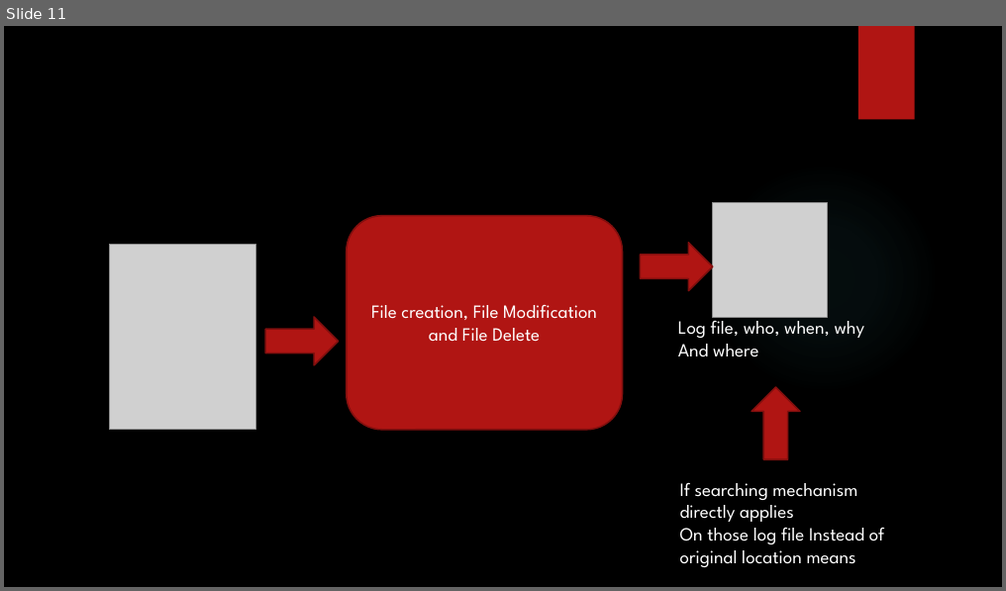
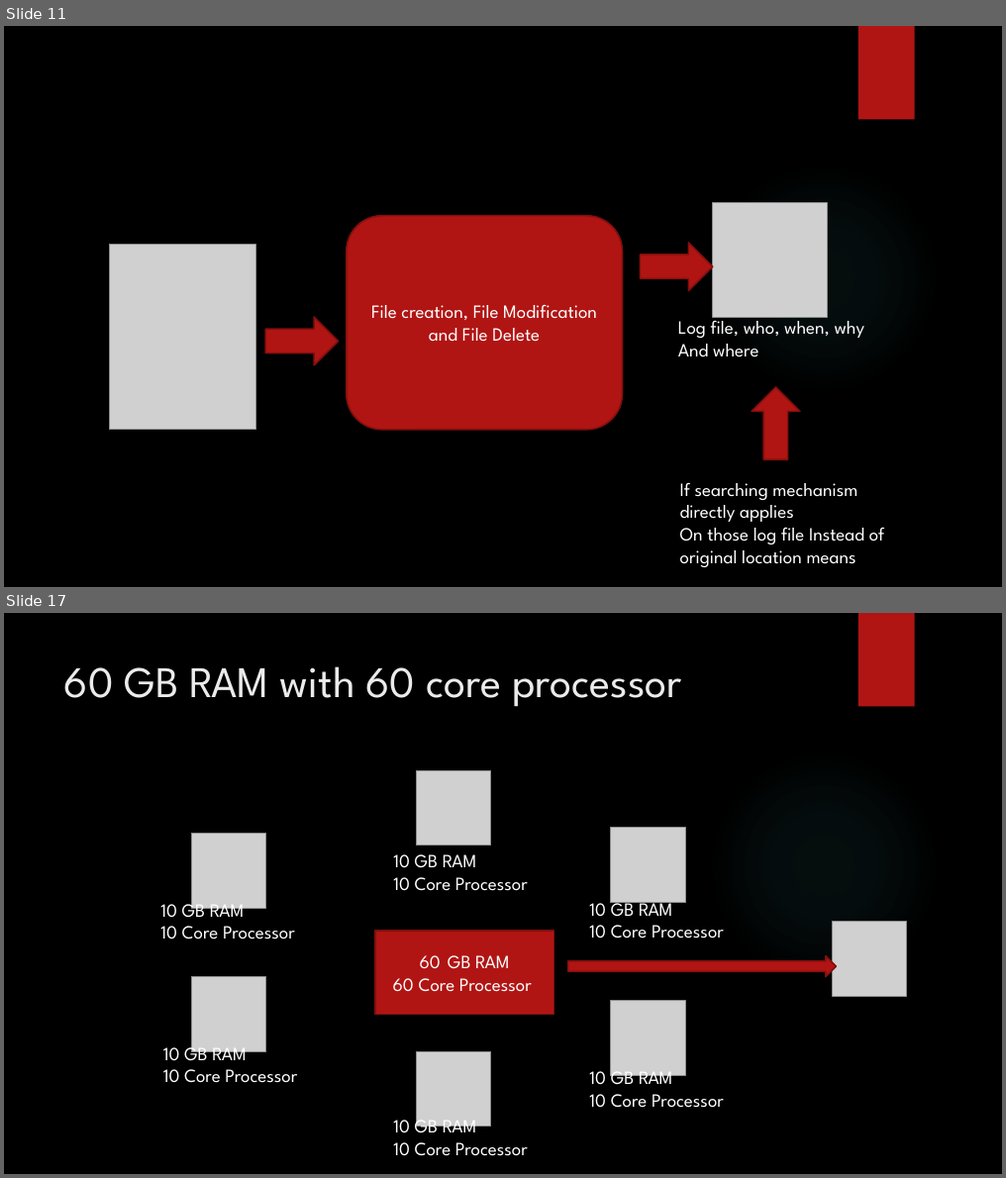
Before and after one commit to karthick1808/DW001, a slide deck: Bigdata Basics.pptx. Shown one above the other, each under a label of ours: slide 11 before the commit, slides 11 and 17 after it; the slides between them are not shown. The pictures are 1006x591 and 1006x1178 pixels, drawn with LibreOffice and Linux fonts; fonts in the diff are those of the drawing; grey boxes stand for pictures; background and template pictures are left out. Boxes give left, top, right and bottom in pixels: in the first picture for what was removed or moved away, otherwise in the second. Text is boxed around its words. In the diff, an @@ line names an element or a change of style, - is before the commit and + after.

```diff
--- a/Bigdata Basics.pptx
+++ b/Bigdata Basics.pptx
@@ slide 17 added at [4, 613, 1002, 1174], background picture (left out); not listed: 2 template elements that a slide beside it also shows @@
@@ title added at [64, 666, 682, 706], 42 pt, text #EBEBEB @@
+60 GB RAM with 60 core processor
@@ picture added at [416, 771, 491, 846] @@
@@ picture added at [191, 833, 266, 908] @@
@@ picture added at [611, 828, 685, 903] @@
@@ text added at [393, 855, 528, 891], 18 pt, text #FFFFFF @@
+10 GB RAM
+10 Core Processor
@@ text added at [160, 898, 295, 940], 18 pt, text #FFFFFF @@
+10 GB RAM
+10 Core Processor
@@ text added at [589, 896, 724, 939], 18 pt, text #FFFFFF @@
+10 GB RAM
+10 Core Processor
@@ rectangle added at [375, 931, 554, 1014], fill #B01513, outline #82100E 1.5 pt, 18 pt, text #FFFFFF @@
+60 GB RAM
+60 Core Processor
@@ picture added at [832, 922, 907, 996] @@
@@ right arrow added at [568, 956, 837, 977], fill #B01513, outline #82100E 1.5 pt @@
@@ picture added at [191, 977, 266, 1052] @@
@@ picture added at [611, 1001, 685, 1075] @@
@@ text added at [163, 1042, 297, 1083], 18 pt, text #FFFFFF @@
+10 GB RAM
+10 Core Processor
@@ picture added at [416, 1052, 491, 1127] @@
@@ text added at [589, 1065, 724, 1108], 18 pt, text #FFFFFF @@
+10 GB RAM
+10 Core Processor
@@ text added at [393, 1114, 528, 1157], 18 pt, text #FFFFFF @@
+10 GB RAM
+10 Core Processor
```
Also in this commit, not shown: 8 other slides added.
